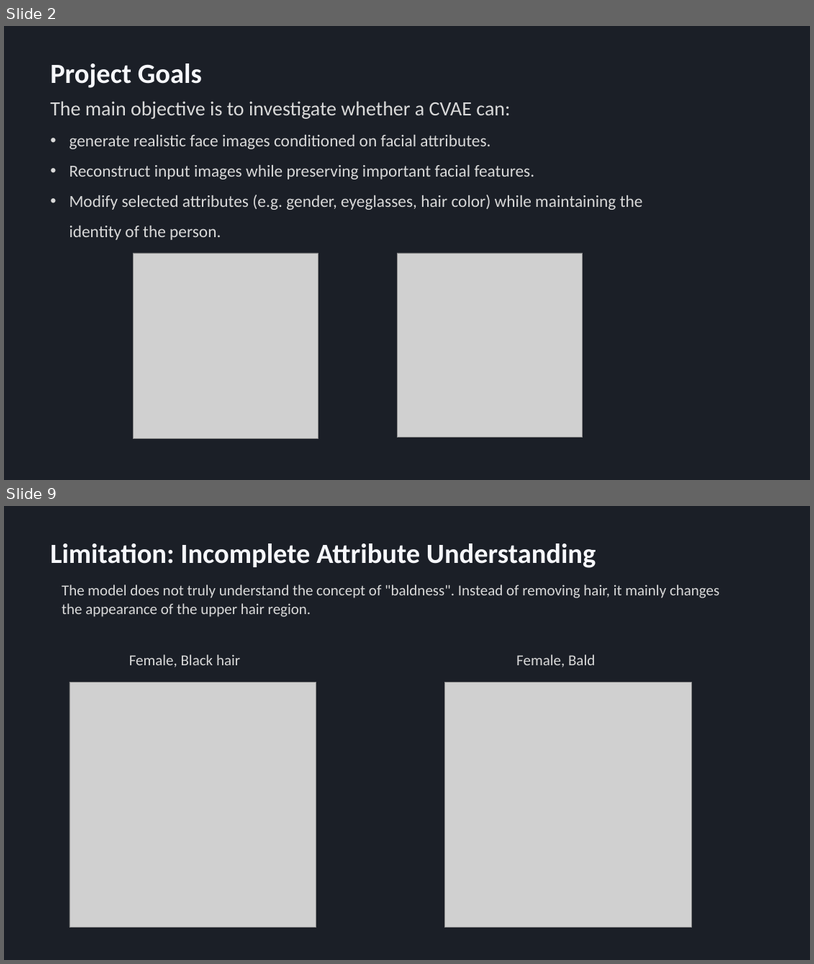
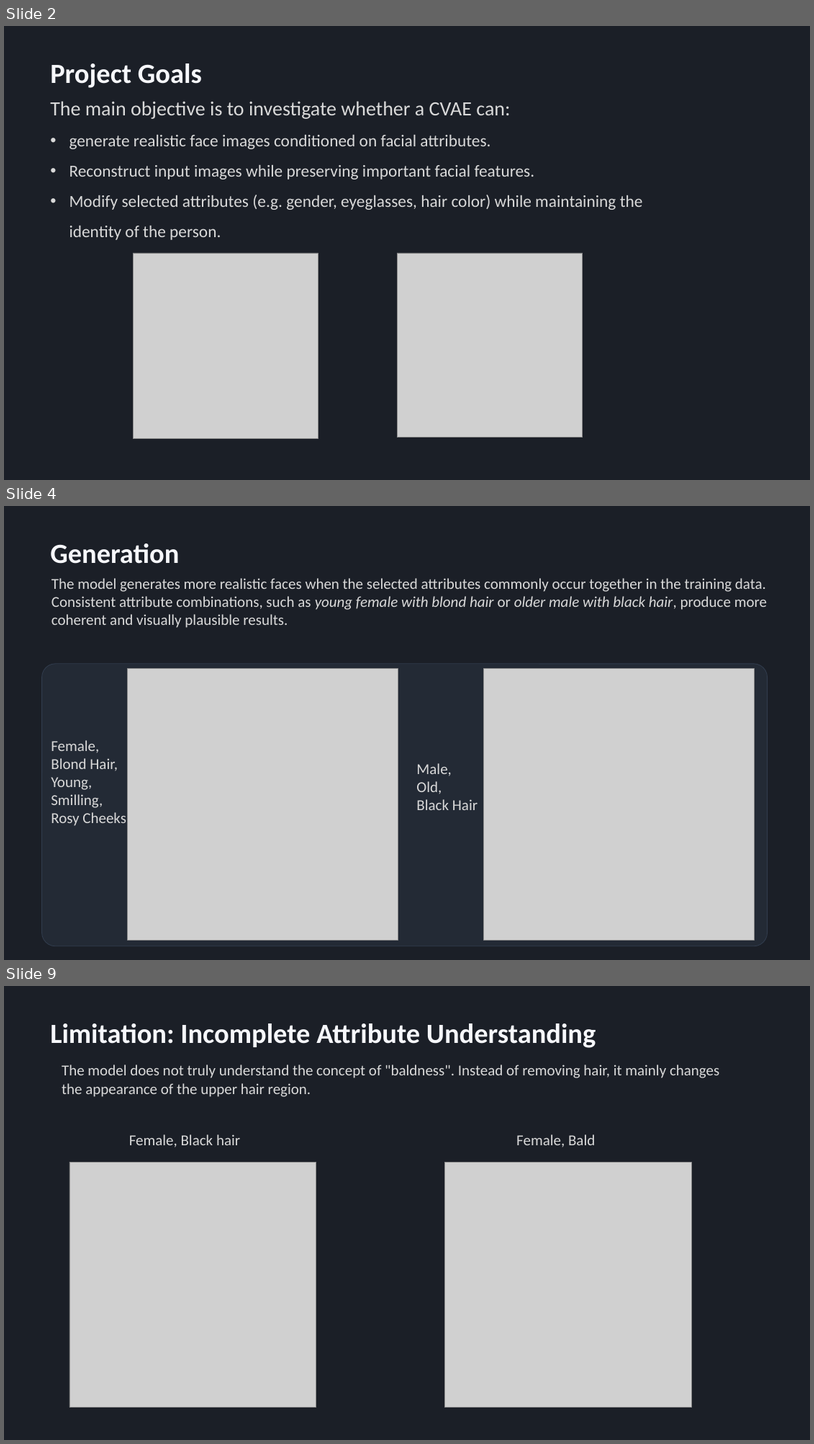
Before and after one commit to Waszka20/DL-Conditional-Face-Generation, a slide deck: presentation.pptx. Shown one above the other, each under a label of ours: slides 2 and 9 before the commit, slides 2, 4 and 9 after it; the slides between them are not shown. The pictures are 814x964 and 814x1444 pixels, drawn with LibreOffice and Linux fonts; fonts in the diff are those of the drawing; grey boxes stand for pictures. Boxes give left, top, right and bottom in pixels: in the first picture for what was removed or moved away, otherwise in the second. Text is boxed around its words. In the diff, an @@ line names an element or a change of style, - is before the commit and + after.

```diff
--- a/presentation.pptx
+++ b/presentation.pptx
@@ slide 4 added at (x1=4, y1=506, x2=810, y2=960), background #1B1F27 @@
@@ text added at (x1=50, y1=543, x2=179, y2=564), 33 pt, text #F6F7FB, bold @@
+Generation
@@ text added at (x1=52, y1=578, x2=767, y2=628), 18 pt, text #D9D9D9 @@
+The model generates more realistic faces when the selected attributes commonly occur together in the training data. Consistent attribute combinations, such as young female with blond hair or older male with black hair, produce more coherent and visually plausible results.
@@ rounded rectangle added at (x1=42, y1=664, x2=768, y2=947), fill #232A35, outline #313C4D 0.75 pt @@
@@ picture added at (x1=127, y1=669, x2=398, y2=939) @@
@@ picture added at (x1=484, y1=669, x2=755, y2=939) @@
@@ text added at (x1=51, y1=740, x2=126, y2=826), 18 pt, text #D9D9D9 @@
+Female,
+Blond Hair,
+Young,
+Smilling,
+Rosy Cheeks
@@ text added at (x1=417, y1=763, x2=478, y2=810), 18 pt, text #D9D9D9 @@
+Male,
+Old,
+Black Hair
```
Also in this commit, not shown: 5 slides changed, 1 other slide added, 2 slides removed, 1 other file.
